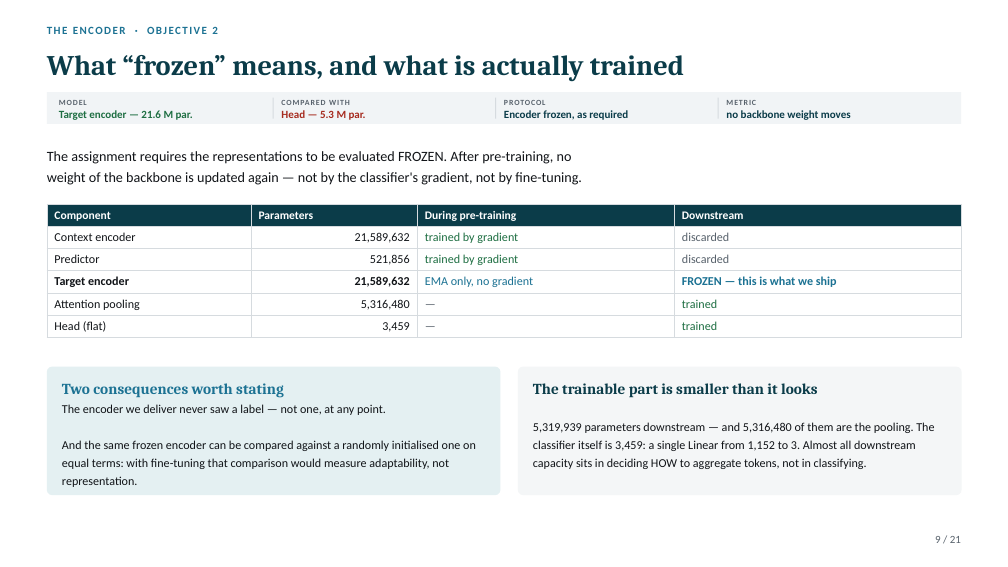
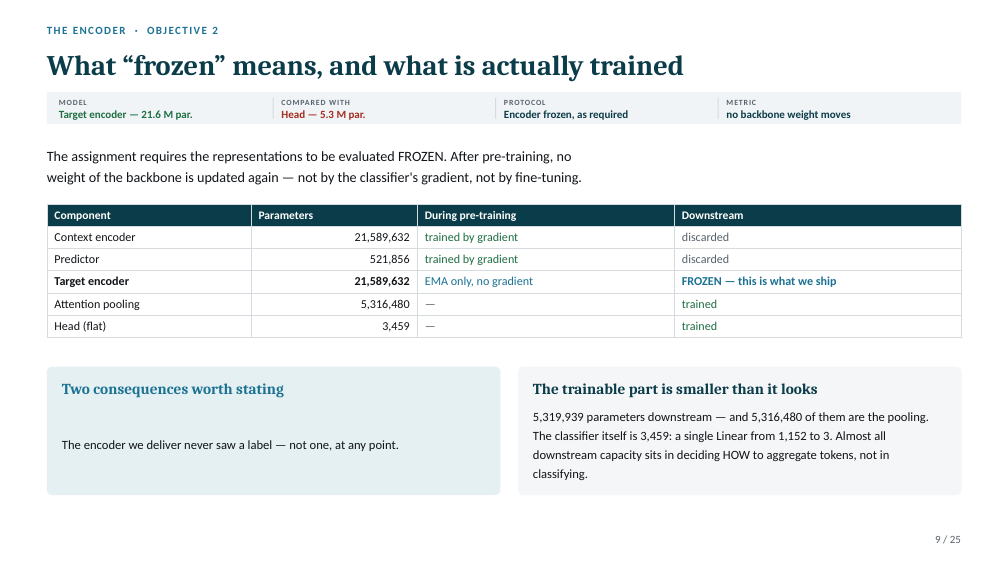
Before and after one commit to Gennaro-finance/Computer_Vision, a slide deck: slide 9 of Project8_CV_2025-2026.pptx. Drawn at 1008x567 pixels with LibreOffice and Linux fonts; fonts in the diff are those of the drawing. Boxes give left, top, right and bottom in pixels: in the first picture for what was removed or moved away, otherwise in the second. Text is boxed around its words. In the diff, an @@ line names an element or a change of style, - is before the commit and + after.

```diff
--- a/Project8_CV_2025-2026.pptx
+++ b/Project8_CV_2025-2026.pptx
@@ text "The encoder we deliver never ..." at [62,440,399,451]: size 11.5 to 12 pt; line spacing 17pt to 18pt @@
@@ text "5,319,939 parameters downstream — and ..." at [533,412,929,480]: size 11.5 to 12 pt; line spacing 17pt to 18pt @@
@@ text at [62,440,476,487]: paragraph removed @@
-And the same frozen encoder can be compared against a randomly initialised one on equal terms: with fine-tuning that comparison would measure adaptability, not representation.
@@ text at [935,536,961,543]: text changed @@
-9 / 21
+9 / 25
```
Also in this commit, not shown: 20 other slides changed, 4 slides added, 1 other file.
